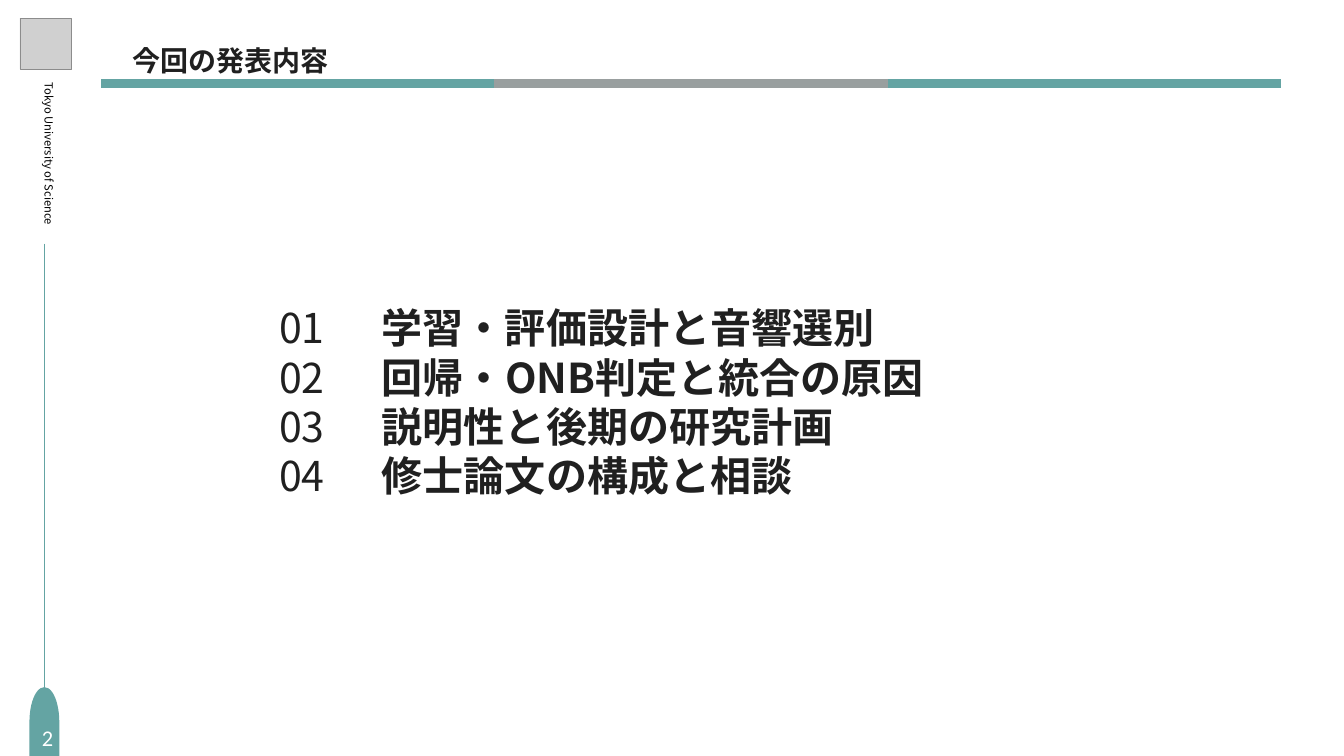
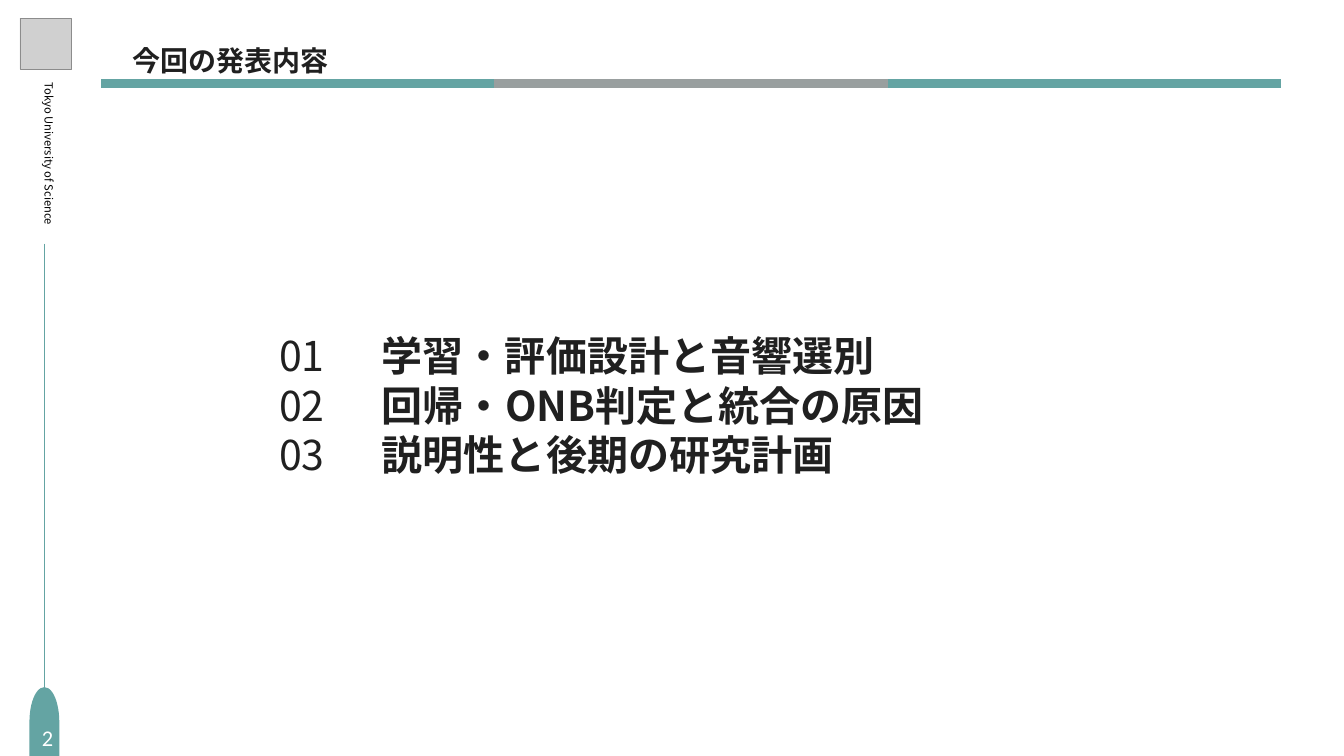
Before and after one commit to S-Riku-tus/university_research, a slide deck: slide 2 of 研究進捗報告/2026/918（研究計画発表）/研究進捗_柴崎陸_0918.pptx. Drawn at 1344x756 pixels with LibreOffice and Linux fonts; fonts in the diff are those of the drawing; grey boxes stand for pictures. Boxes give left, top, right and bottom in pixels: in the first picture for what was removed or moved away, otherwise in the second. Text is boxed around its words. In the diff, an @@ line names an element or a change of style, - is before the commit and + after.

Commit message:
良い

```diff
--- a/研究進捗報告/2026/918（研究計画発表）/研究進捗_柴崎陸_0918.pptx
+++ b/研究進捗報告/2026/918（研究計画発表）/研究進捗_柴崎陸_0918.pptx
@@ text at (x1=279, y1=340, x2=325, y2=471): text changed @@
-01
-02
-03
-04
+01
+02
+03
@@ text at (x1=382, y1=336, x2=924, y2=474): text changed @@
-学習・評価設計と音響選別
-回帰・ONB判定と統合の原因
-説明性と後期の研究計画
-修士論文の構成と相談
+学習・評価設計と音響選別
+回帰・ONB判定と統合の原因
+説明性と後期の研究計画
```
